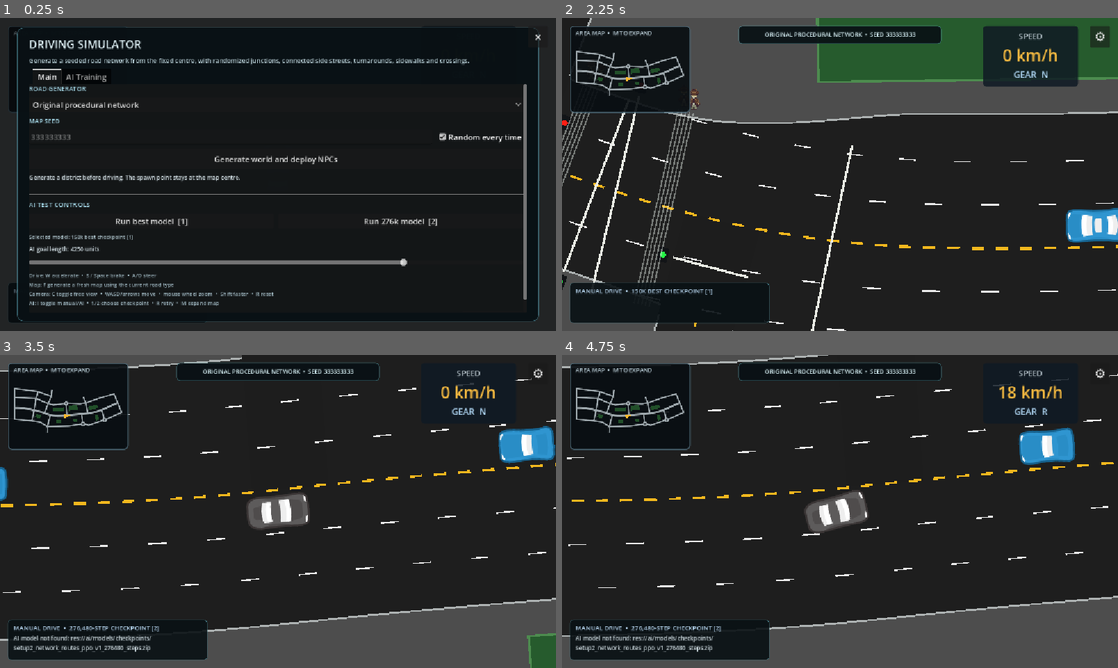
Above: before the commit, frames 1-4 (two rows, left to right).
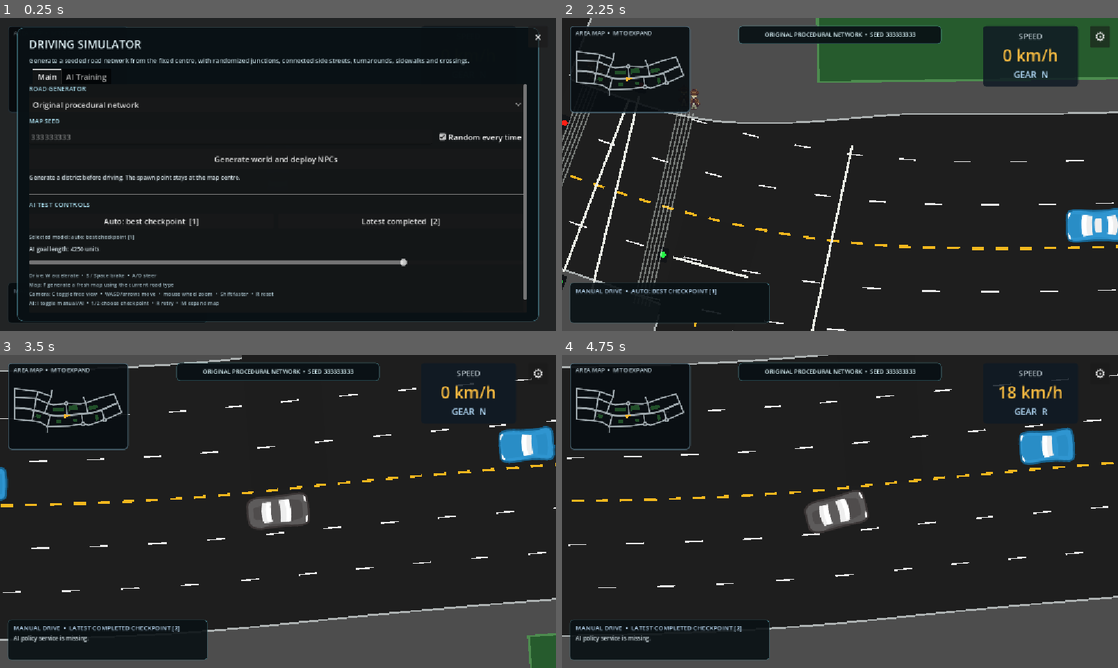
Above: after the commit, the same moments.

Repository: Elmogy404/2D_vehicle_simulation
Game: Godot game, scene res://scenes/main.tscn
The game is run twice, just before and just after one commit, with the same random seed, the same clock (stepped at 60 frames per second) and the same inputs.
Inputs (mouse positions are in pixels of both pictures, inside the frame that each line leads up to):
- Up to frame 1 (0.25 s): no input
- Up to frame 2 (2.25 s): click "Original procedural network" at 0.5 s; click "Random every time" at 1.25 s; click "Generate world and deploy NPCs" at 2 s
- Up to frame 3 (3.5 s): tap Enter at 2.75 s; move the mouse to (400, 495) at 2.77 s; hold D (steer_right) from 2.78 s (still down); tap 1 at 2.85 s; click (400, 495) at 2.92 s; tap 2 at 3.05 s
- Up to frame 4 (4.75 s): move the mouse to (728, 527) at 3.52 s; release D (steer_right) at 3.53 s; hold S (brake) 3.53-4.28 s; tap 2 at 3.6, 4.55 s; tap 1 at 3.8 s; move the mouse to (895, 442) at 4.27 s; hold D (steer_right) from 4.28 s (still down); tap Down (camera_down) at 4.35 s

The runs differ from the first frame. In frame 1, 0.5% of the frame differs, in the area x 12-80%, y 64-71%; in frame 2, 0.1%; in frame 3, 0.7%, in the area x 2-33%, y 86-95%; in frame 4, 0.7%.

Commit message:
Live AI Checkpoint Resolution

Diff:
--- /dev/null
+++ b/ai/checkpoint_config.json
@@ -0,0 +1,7 @@
+{
+  "model_dir": "ai/models",
+  "default_checkpoint": null,
+  "manifest": null,
+  "strategy": "best_then_latest",
+  "require_manifest": false
+}
--- a/scripts/ai_mode_hud.gd
+++ b/scripts/ai_mode_hud.gd
@@ -3,7 +3,7 @@
 
 var mode_label: Label
 var detail_label: Label
-var checkpoint_label := "150k best checkpoint [1]"
+var checkpoint_label := "auto: best checkpoint [1]"
 
 
 func _ready() -> void:
--- a/scripts/main.gd
+++ b/scripts/main.gd
@@ -14,9 +14,18 @@
 const DEFAULT_AI_CHECKPOINT := 1
 const ORIGINAL_GENERATOR_TRAFFIC_COUNT := 8
 const SEGMENTED_GENERATOR_TRAFFIC_COUNT := 20
-const POLICY_MODEL_PATHS := {
-	1: "res://ai/models/setup2_network_routes_ppo_v1_best.zip",
-	2: "res://ai/models/checkpoints/setup2_network_routes_ppo_v1_276480_steps.zip"
+# Checkpoint paths are resolved by ai/policy_checkpoint.py. These entries only
+# choose a documented, deterministic discovery strategy; no model path is
+# duplicated in Godot. AI_CHECKPOINT=<path> overrides both entries.
+const AI_CHECKPOINT_STRATEGIES := {
+	1: {
+		"strategy": "best_then_latest",
+		"label": "auto: best checkpoint [1]"
+	},
+	2: {
+		"strategy": "latest",
+		"label": "latest completed checkpoint [2]"
+	}
 }
 const POLICY_SERVER_PATH := "res://ai/live_policy_server.py"
 
@@ -187,7 +196,7 @@
 
 
 func select_ai_checkpoint(checkpoint_id: int) -> void:
-	if not POLICY_MODEL_PATHS.has(checkpoint_id):
+	if not AI_CHECKPOINT_STRATEGIES.has(checkpoint_id):
 		return
 	if not environment_ready:
 		settings_popup.call("set_status", "Generate a map before starting the AI drive.")
@@ -228,11 +237,13 @@
 		settings_popup.call("set_status", ai_status)
 		_update_mode_hud()
 		return
-	var model_path := _selected_policy_model_path()
-	if not FileAccess.file_exists(model_path):
-		ai_status = "AI model not found: %s" % model_path
-		_update_mode_hud()
-		return
+	var model_override := _explicit_checkpoint_override()
+	if not model_override.is_empty():
+		var override_path := _global_checkpoint_path(model_override)
+		if not FileAccess.file_exists(override_path):
+			ai_status = "AI_CHECKPOINT not found: %s" % model_override
+			_update_mode_hud()
+			return
 	if not FileAccess.file_exists(POLICY_SERVER_PATH):
 		ai_status = "AI policy service is missing."
 		_update_mode_hud()
@@ -474,13 +485,23 @@
 			ai_python_executable = ai_venv_python
 		else:
 			ai_python_executable = "python"
-	var model_path := ProjectSettings.globalize_path(_selected_policy_model_path())
+	var model_override := _explicit_checkpoint_override()
 	var server_path := ProjectSettings.globalize_path(POLICY_SERVER_PATH)
 	var process_args := PackedStringArray([
 		"-u",
-		server_path,
-		"--model",
-		model_path,
+		server_path
+	])
+	if model_override.is_empty():
+		process_args.append_array([
+			"--strategy",
+			String(AI_CHECKPOINT_STRATEGIES[selected_ai_checkpoint]["strategy"])
+		])
+	else:
+		process_args.append_array([
+			"--model",
+			_global_checkpoint_path(model_override)
+		])
+	process_args.append_array([
 		"--port",
 		str(POLICY_SERVER_PORT)
 	])
@@ -677,14 +698,35 @@
 	return ai_peer != null and ai_peer.get_status() == StreamPeerTCP.STATUS_CONNECTED
 
 
-func _selected_policy_model_path() -> String:
-	return String(POLICY_MODEL_PATHS.get(selected_ai_checkpoint, POLICY_MODEL_PATHS[DEFAULT_AI_CHECKPOINT]))
+func _explicit_checkpoint_override() -> String:
+	return OS.get_environment("AI_CHECKPOINT").strip_edges()
+
+
+func _global_checkpoint_path(path: String) -> String:
+	if path.begins_with("res://") or path.begins_with("user://"):
+		return ProjectSettings.globalize_path(path)
+	if path.is_absolute_path():
+		return path
+	return ProjectSettings.globalize_path("res://" + path)
+
+
+func _selected_policy_strategy() -> String:
+	return String(
+		AI_CHECKPOINT_STRATEGIES.get(
+			selected_ai_checkpoint, AI_CHECKPOINT_STRATEGIES[DEFAULT_AI_CHECKPOINT]
+		)["strategy"]
+	)
 
 
 func _selected_checkpoint_label() -> String:
-	if selected_ai_checkpoint == 2:
-		return "276,480-step checkpoint [2]"
-	return "150k best checkpoint [1]"
+	var override := _explicit_checkpoint_override()
+	if not override.is_empty():
+		return "AI_CHECKPOINT override"
+	return String(
+		AI_CHECKPOINT_STRATEGIES.get(
+			selected_ai_checkpoint, AI_CHECKPOINT_STRATEGIES[DEFAULT_AI_CHECKPOINT]
+		)["label"]
+	)
 
 
 func _ai_driving_status() -> String:
--- a/scripts/settings_popup.gd
+++ b/scripts/settings_popup.gd
@@ -265,17 +265,17 @@
 	checkpoint_row.add_theme_constant_override("separation", 10)
 	content.add_child(checkpoint_row)
 	var first_model := Button.new()
-	first_model.text = "Run best model  [1]"
+	first_model.text = "Auto: best checkpoint  [1]"
 	first_model.size_flags_horizontal = Control.SIZE_EXPAND_FILL
 	first_model.pressed.connect(_on_checkpoint_pressed.bind(1))
 	checkpoint_row.add_child(first_model)
 	var second_model := Button.new()
-	second_model.text = "Run 276k model  [2]"
+	second_model.text = "Latest completed  [2]"
 	second_model.size_flags_horizontal = Control.SIZE_EXPAND_FILL
 	second_model.pressed.connect(_on_checkpoint_pressed.bind(2))
 	checkpoint_row.add_child(second_model)
 	checkpoint_status = Label.new()
-	checkpoint_status.text = "Selected model: 150k best checkpoint"
+	checkpoint_status.text = "Selected model: auto: best checkpoint [1]"
 	checkpoint_status.add_theme_font_size_override("font_size", 11)
 	checkpoint_status.add_theme_color_override("font_color", Color(0.72, 0.81, 0.84))
 	content.add_child(checkpoint_status)
--- a/tests/ai_live_mode_smoke_test.gd
+++ b/tests/ai_live_mode_smoke_test.gd
@@ -30,8 +30,8 @@
 		_fail("default AI target should start at 4,200 units")
 		return
 	if int(main_scene.get("selected_ai_checkpoint")) != 1 \
-	or not String(main_scene.call("_selected_policy_model_path")).ends_with("_best.zip"):
-		_fail("the 150k best checkpoint is not the default selection")
+	or String(main_scene.call("_selected_policy_strategy")) != "best_then_latest":
+		_fail("automatic best-checkpoint discovery is not the default selection")
 		return
 	if get_nodes_in_group("traffic").is_empty():
 		_fail("precondition failed: normal mode did not spawn traffic")
@@ -39,7 +39,7 @@
 
 	_press_main_key(KEY_1)
 	if not bool(main_scene.get("ai_mode_active")):
-		_fail("key 1 did not start the default checkpoint")
+		_fail("key 1 did not start automatic checkpoint discovery")
 		return
 	if not get_nodes_in_group("traffic").is_empty():
 		_fail("traffic remained in AI mode")
@@ -97,8 +97,8 @@
 	_press_main_key(KEY_2)
 	if not bool(main_scene.get("ai_mode_active")) \
 	or int(main_scene.get("selected_ai_checkpoint")) != 2 \
-	or not String(main_scene.call("_selected_policy_model_path")).ends_with("_276480_steps.zip"):
-		_fail("key 2 did not select the 276,480-step checkpoint")
+	or String(main_scene.call("_selected_policy_strategy")) != "latest":
+		_fail("key 2 did not select the latest-completed-checkpoint strategy")
 		return
 	deadline = Time.get_ticks_msec() + 30000
 	while Time.get_ticks_msec() < deadline:
Not shown, added: scripts/ai_interface_schema.gd.uid
Not shown, added: tests/collision_system_test.gd.uid
Not shown, added: tests/drivable_area_test.gd.uid
Not shown, added: tests/schema_validation_test.gd.uid
